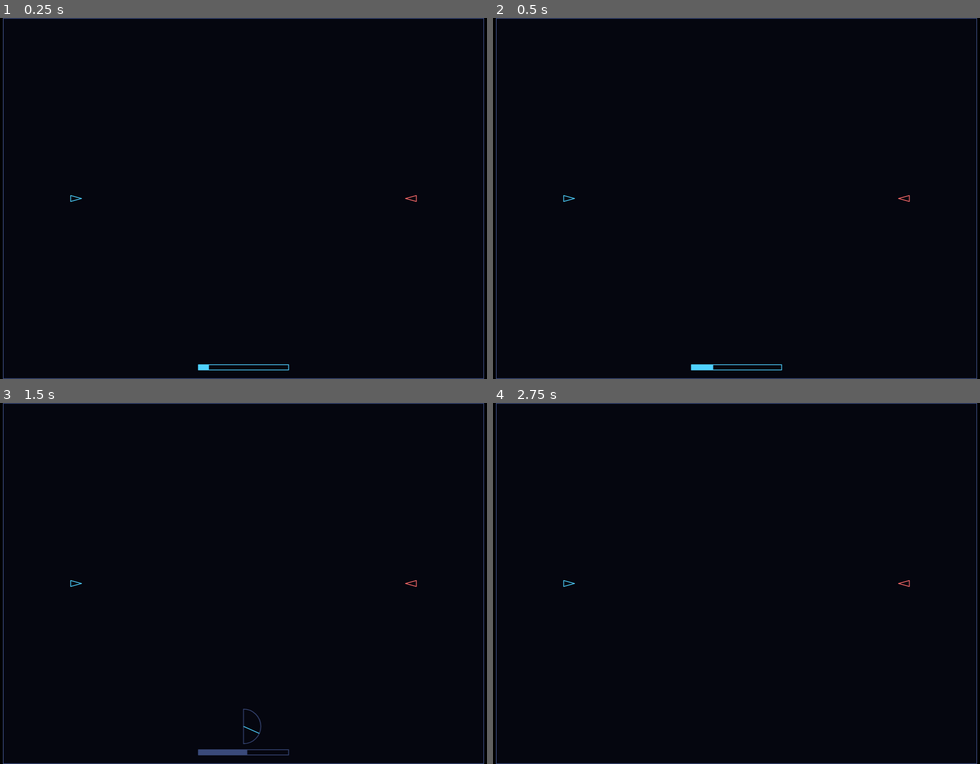
Above: before the commit, frames 1-4 (two rows, left to right).
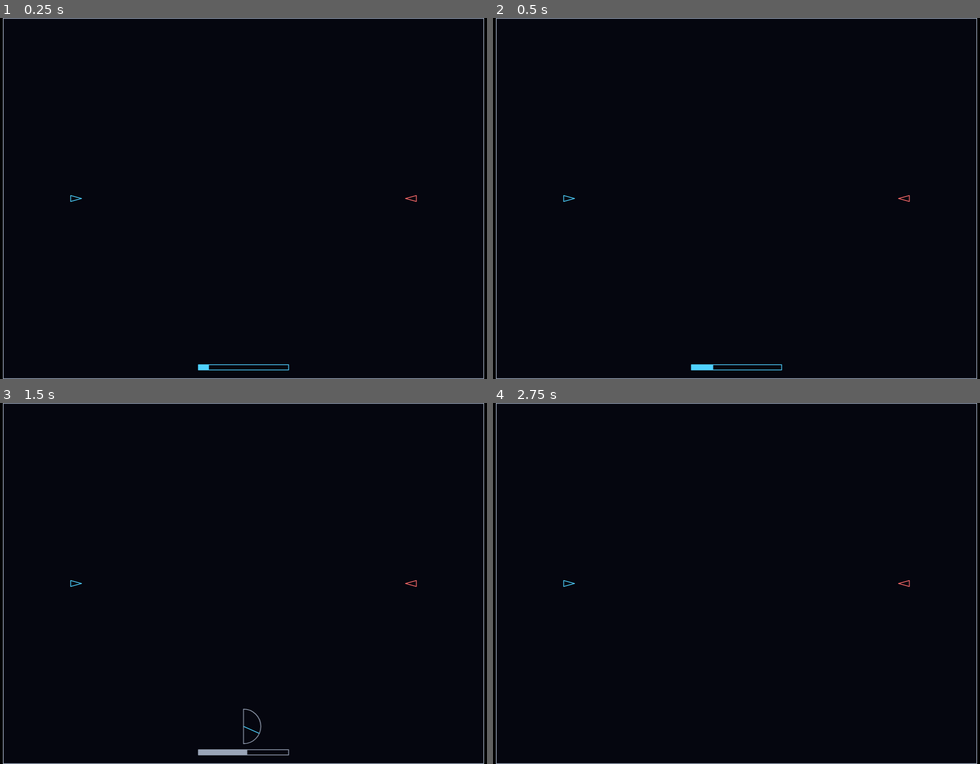
Above: after the commit, the same moments.

Repository: FeynStudio/delta_fray_the_game
Game: browser game, page index.html
Two runs of this game, one before a commit and one after it. Both use one fixed random seed, a clock stepped at 60 frames per second and the inputs below.
Inputs:
- Up to frame 1 (0.25 s): no input
- Up to frame 2 (0.5 s): no input
- Up to frame 3 (1.5 s): tap Space at 1.1 s
- Up to frame 4 (2.75 s): tap Space at 1.6, 2.1, 2.6 s

The runs differ from the first frame. In frame 1, 0.9% of the frame differs, in the area x 0-100%, y 0-100%; in frame 2, 0.9%; in frame 3, 1.2%; in frame 4, 0.9%.

Commit message:
T-002: readable light grey instead of dark blue for map border and dim gauge parts
All render colours now live in one COLORS palette in src/render.js.
Records the human colour decision and a BACKLOG proposal for per-phase
input screenshots.

Co-Authored-By: Claude Opus 5.5 <noreply@anthropic.com>

Diff:
--- /dev/null
+++ b/agent-team/evidence/T-002/agent-after-color-input-smoke.json
@@ -0,0 +1,3 @@
+{
+  "error": "browser exited early (code 0)"
+}
--- a/src/render.js
+++ b/src/render.js
@@ -1,6 +1,14 @@
 // All canvas drawing. Each draw<Thing>(ctx, state) only reads state, never changes it.
 // Drawing happens in game units; fitCanvas sets a transform that scales the world to the screen.
 import config from './config.js';
+
+// All drawing colours in one place. Lines must stay readable on the near-black background:
+// the light grey 'dim' (map border, inactive gauge parts) has about 8:1 contrast against it.
+export const COLORS = {
+  background: '#05060f',
+  dim: '#9aa5b8',
+  ships: ['#4fd1ff', '#ff6b6b'], // active gauge parts use the active player's ship colour
+};
 
 // Largest world-to-CSS-pixel scale that fits the window while keeping the aspect ratio.
 export function fitScale(viewWidth, viewHeight, worldWidth, worldHeight) {
@@ -39,14 +47,14 @@
 }
 
 export function drawMap(ctx) {
-  ctx.fillStyle = '#05060f';
+  ctx.fillStyle = COLORS.background;
   ctx.fillRect(0, 0, config.worldWidth, config.worldHeight);
-  ctx.strokeStyle = '#3a4a7a';
+  ctx.strokeStyle = COLORS.dim;
   ctx.lineWidth = 2;
   ctx.strokeRect(1, 1, config.worldWidth - 2, config.worldHeight - 2);
 }
 
-const SHIP_COLORS = ['#4fd1ff', '#ff6b6b'];
+const SHIP_COLORS = COLORS.ships;
 
 export function drawShips(ctx, state) {
   state.ships.forEach((ship, i) => {
@@ -75,7 +83,7 @@
   };
 }
 
-const GAUGE_DIM = '#3a4a7a';
+const GAUGE_DIM = COLORS.dim;
 const rad = (deg) => (deg * Math.PI) / 180;
 
 // Power bar: fills with the reading in the power phase; shows the locked reading (dim) in the direction phase.
Not shown, changed: agent-team/BACKLOG.md
Not shown, changed: agent-team/DECISIONS.md
Not shown, added: agent-team/evidence/T-002/after-color-input.log
Not shown, changed: agent-team/tasks/T-002.md
